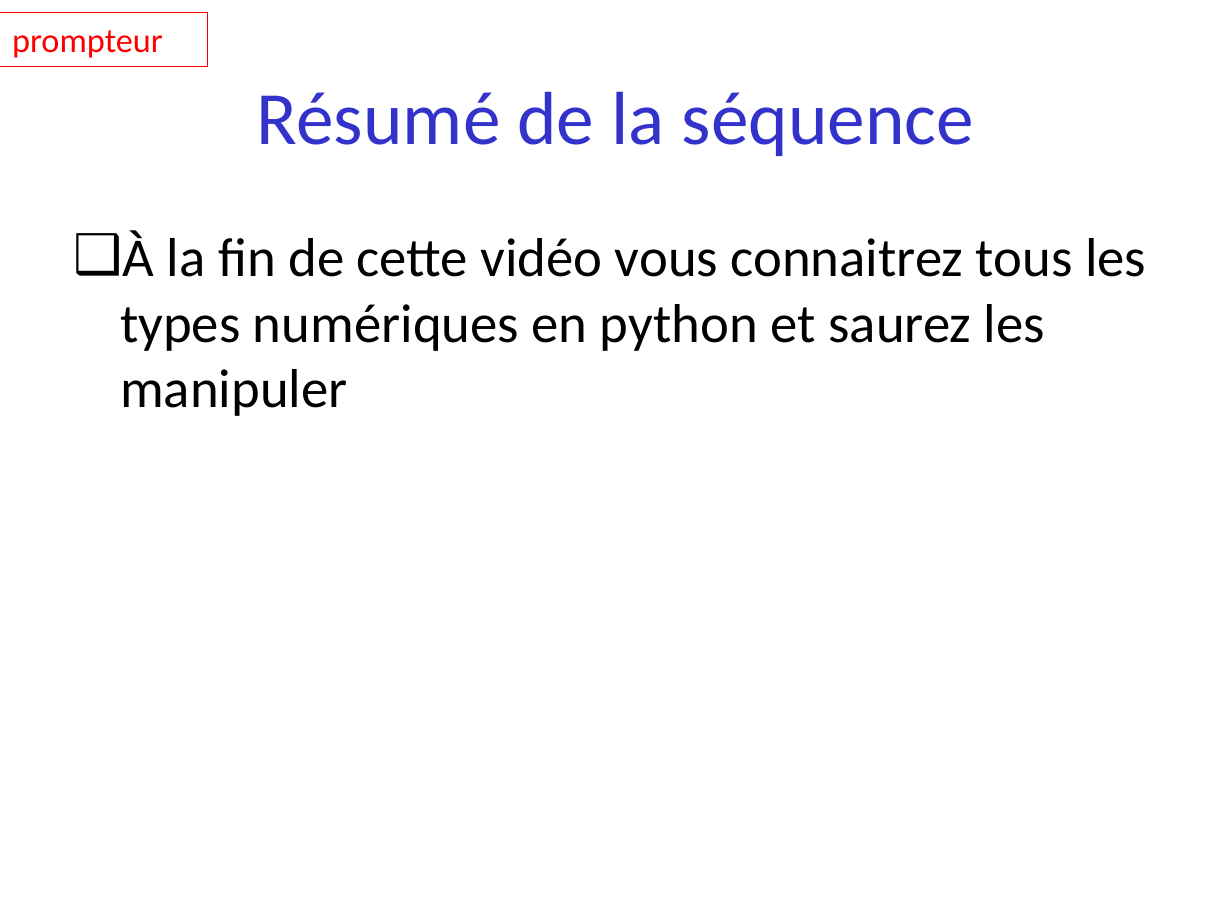
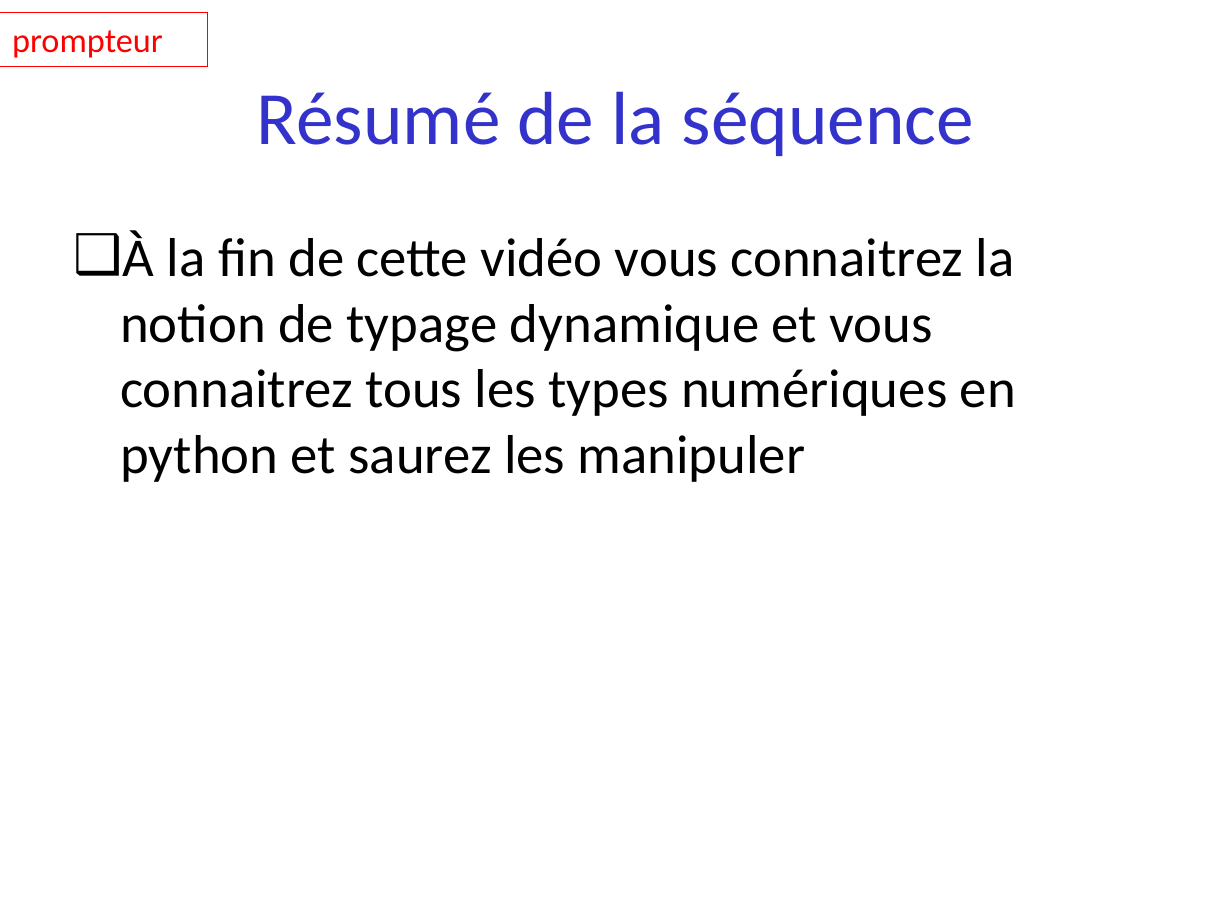
Before and after one commit to parmentelat/flotpython-archive, a slide deck: slide 2 of semaine2/semaine2-1.pptx. Drawn at 1232x924 pixels with LibreOffice and Linux fonts; fonts in the diff are those of the drawing. Boxes give left, top, right and bottom in pixels: in the first picture for what was removed or moved away, otherwise in the second. Text is boxed around its words. In the diff, an @@ line names an element or a change of style, - is before the commit and + after.

```diff
--- a/semaine2/semaine2-1.pptx
+++ b/semaine2/semaine2-1.pptx
@@ text at (x1=120, y1=230, x2=1016, y2=482): text changed @@
-❑ À la fin de cette vidéo vous connaitrez tous les types numériques en python et saurez les manipuler
+❑ À la fin de cette vidéo vous connaitrez la notion de typage dynamique et vous connaitrez tous les types numériques en python et saurez les manipuler
```
Also in this commit, not shown: 2 slides added, 2 other files.
